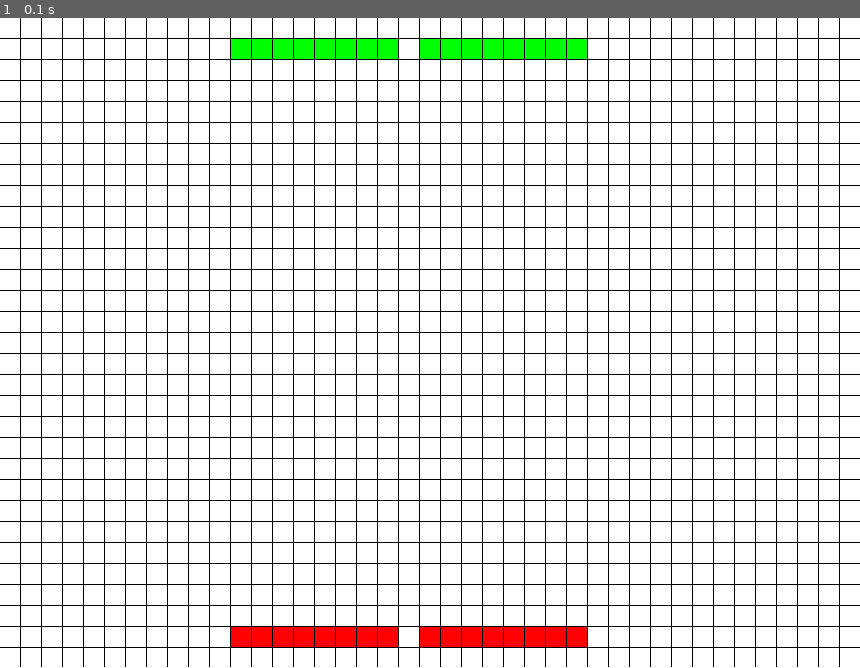
Above: before the commit, frame 1.
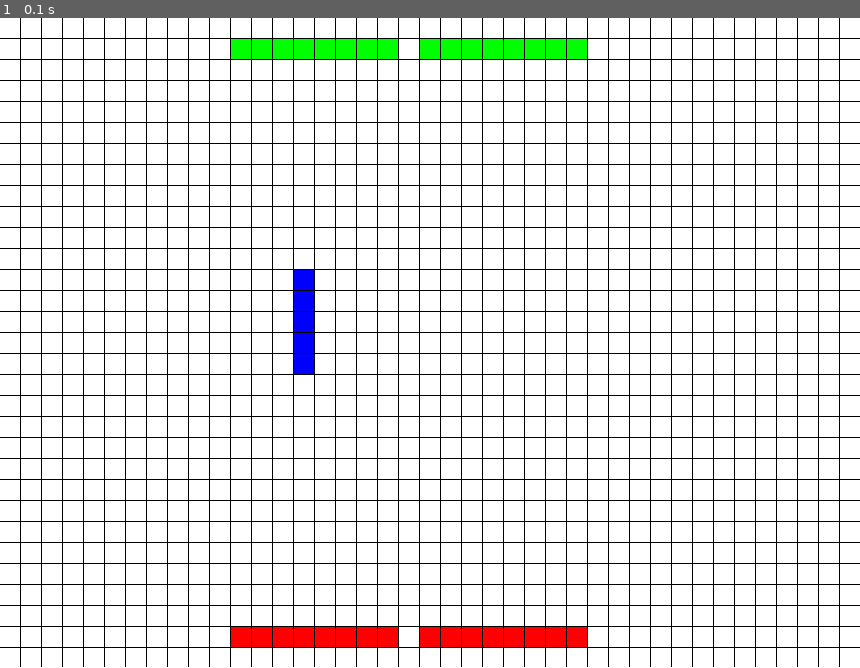
Above: after the commit, the same moment.

Repository: ironmann250/warehouse-simulator
Game: pygame game, started from interface.py
Same seed, same stepped clock (60 frames per second), same inputs: the game is played once before the commit and once after it.
Inputs:
- Up to frame 1 (0.1 s): no input

The runs differ from the first frame. In frame 1, 0.4% of the frame differs, in the area x 34-37%, y 38-55%.

Commit message:
crates can be initialized

Diff:
--- a/config.py
+++ b/config.py
@@ -33,14 +33,18 @@
 INSTRUCTIONS=[] #[FROM_TYPE,FROM_ID,TO_TYPE,TO_ID] ID is what grid to what grid
 
 def randomly_populate_crates():
-    global CRATES_LENGTH, CRATES_WIDTH, CRATES_GROUPS
     for group in range(CRATES_GROUPS):
         for length in range(CRATES_LENGTH):
             for width in range(CRATES_WIDTH):
-                #choose randomly with bias of 80% for a crate to not be empty
-                CRATES[group][length][width]=random.choices([1,0], weights=(80,20),k=1)
+                #choose randomly with bias of n% for a crate to not be empty
+                CRATES[group][length][width]=random.choices([1,0], weights=(50,30),k=1)[0]
 
 
 randomly_populate_crates()
 
 #pprint.pprint(CRATES)
+
+print(CRATES[0])
+print(CRATES[1])
+print(CRATES[2])
+print(CRATES[3])
--- a/interface.py
+++ b/interface.py
@@ -107,10 +107,12 @@
         #assume all are on  on line - will later change lines to crates_width
         total_inputs=config.INPUT*config.INPUT_CONTAINERS #assume all inlines are inputs
         total_outputs=config.OUTPUTS*config.OUTPUT_CONTAINERS
-        input_start_at=math.floor((cols-(total_inputs+(config.INPUT-1)))/2)
-        output_start_at=math.floor((cols-(total_outputs+(config.OUTPUTS-1)))/2)
+        input_start_at=(cols-(total_inputs+(config.INPUT-1)))//2
+        output_start_at=(cols-(total_outputs+(config.OUTPUTS-1)))//2
         gridx,gridy=[0,0]
-
+        total_crates_length=(config.CRATES_GROUPS*config.CRATES_WIDTH)+(config.CRATES_GROUPS-1)
+        crates_x_start_at=(cols-total_crates_length)//2
+        crates_y_start_at=(rows-config.CRATES_LENGTH)//2
         # init inputs
         gridy=1
         gridx=input_start_at
@@ -138,6 +140,30 @@
                 self.grid[gridx][gridy]=[3,len(self.outputs)-1] #put type and list location
                 gridx+=1
             gridx+=1 # skip a cell
+
+        #init crates
+        gridy=crates_y_start_at
+        gridx=crates_x_start_at
+
+        for group in range(config.CRATES_GROUPS):
+            for length in range(config.CRATES_LENGTH):
+                for width in range(config.CRATES_WIDTH):
+                    if config.CRATES[group][length][width] == 1:
+
+                        self.crates.append(Container(config.CRATES_COLOR,
+                        self.get_cell_coordinate(gridx,gridy)))
+
+                        self.grid[gridx][gridy]=[1,len(self.crates)-1]
+                    #print(config.CRATES[group][length][width] )
+                    gridx+=1
+                gridx=crates_x_start_at
+                gridy+=1
+            crates_x_start_at+=(config.CRATES_WIDTH+1)
+            gridx=crates_x_start_at
+            gridy=crates_y_start_at
+
+
+
 
         self.init=False #stop init (only run at startup)
 
@@ -150,6 +176,9 @@
                 elif col[0]==3:
                     obj=self.outputs[col[1]]
                     self.screen.blit(obj.surf,obj.rect)
+                elif col[0]==1:
+                    obj=self.crates[col[1]]
+                    self.screen.blit(obj.surf,obj.rect)
 
 
 
